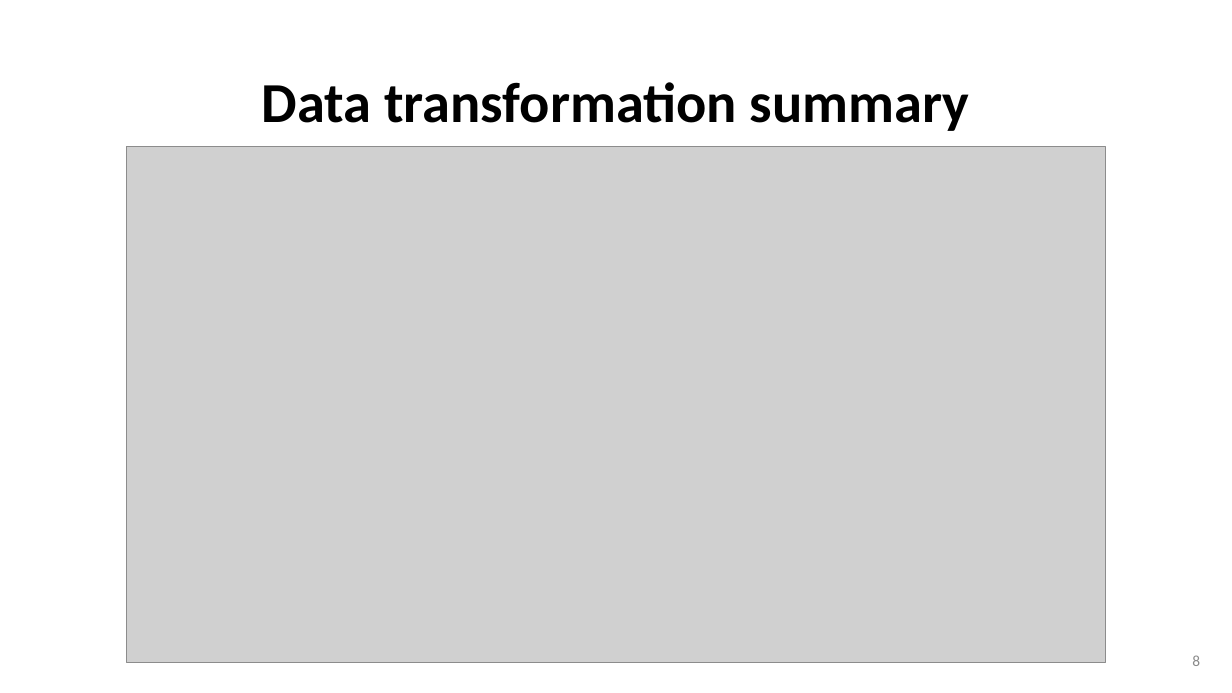
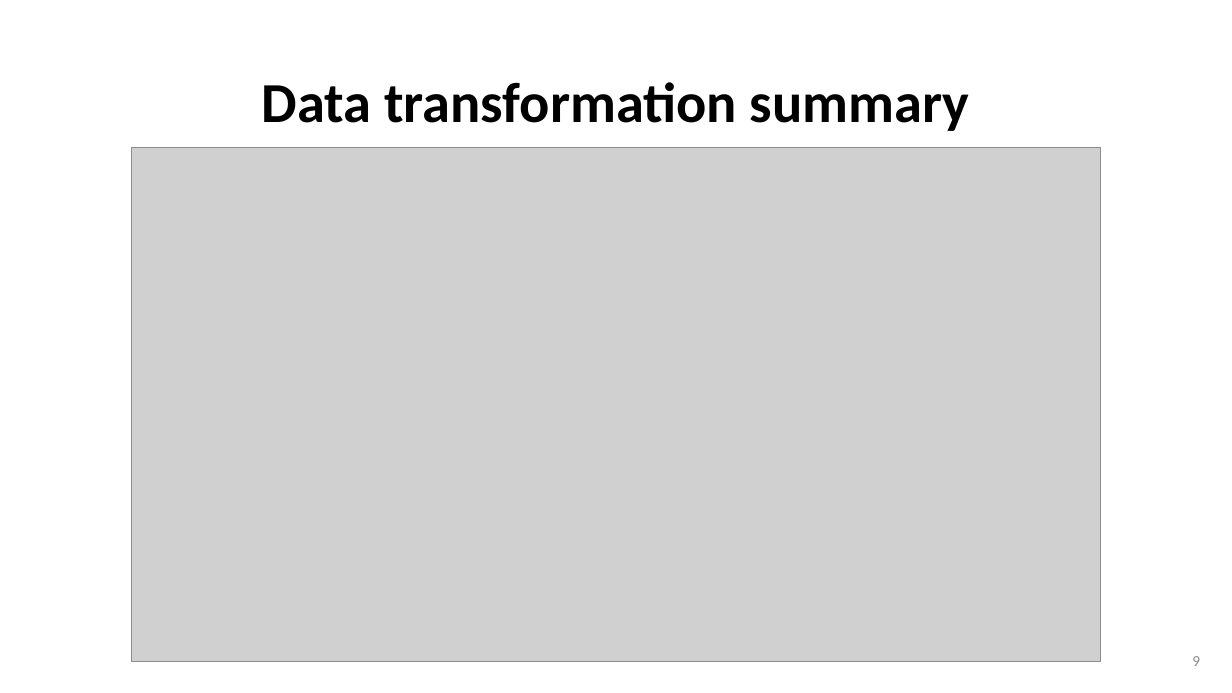
Before and after one commit to wtwwitt/project_2_bangkok_housing_price, a slide deck: slide 9 of presentation/Bangkok Housing Price Prediction for buyers and sellers.pptx (slide 8 before the commit). Drawn at 1232x693 pixels with LibreOffice and Linux fonts; fonts in the diff are those of the drawing; grey boxes stand for pictures. Boxes give left, top, right and bottom in pixels: in the first picture for what was removed or moved away, otherwise in the second. Text is boxed around its words. In the diff, an @@ line names an element or a change of style, - is before the commit and + after.

```diff
--- a/presentation/Bangkok Housing Price Prediction for buyers and sellers.pptx
+++ b/presentation/Bangkok Housing Price Prediction for buyers and sellers.pptx
@@ picture: place and size @@
-picture at (127,146,1105,663)
+picture at (131,147,1102,662)
@@ page number at (1192,656,1200,666): text changed @@
-8
+9
```
Also in this commit, not shown: 1 slide added, 2 other files.
